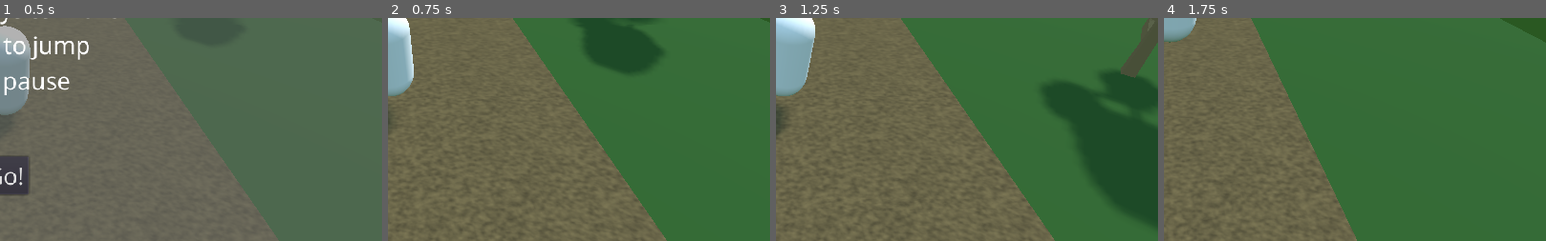
Above: before the commit, frames 1-4 (left to right).
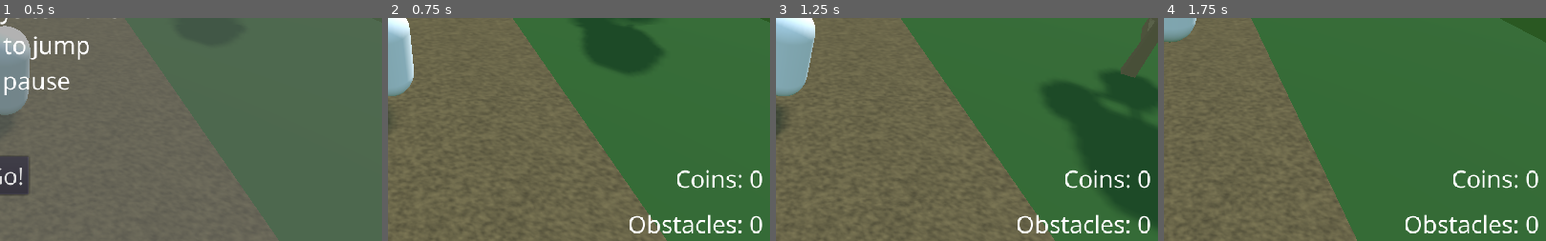
Above: after the commit, the same moments.

Repository: SPuntte/aitajuoksu-training
Game: Godot game, scene res://Main.tscn
The game is run twice, just before and just after one commit, with the same random seed, the same clock (stepped at 60 frames per second) and the same inputs.
Inputs:
- Up to frame 1 (0.5 s): no input
- Up to frame 2 (0.75 s): click "Go!" at 0.5 s
- Up to frame 3 (1.25 s): no input
- Up to frame 4 (1.75 s): hold Right (move_right) from 1.28 s (still down); tap Space (jump) at 1.52 s
The pictures show only the part of the screen within x 49-99%, y 47-97%; the shares and areas given below are measured in that part.

Frame 1 is identical in both runs. In frame 2, 1.6% of the frame differs, in the area x 63-98%, y 67-97%; in frame 3, 1.6%; in frame 4, 1.6%.

Commit message:
Count the # of coins and obstacles

Diff:
--- a/Coin.gd
+++ b/Coin.gd
@@ -1,5 +1,6 @@
 extends Area
 
+export var score_value: int = 1
 var rotation_speed: float = 300.0 * rand_range(0.8, 1.2)
 
 onready var coin_mesh: MeshInstance = $MeshInstance
@@ -10,6 +11,6 @@
 
 
 func _on_Coin_body_entered(body):
-	if body is Player:
-		ScoreEvents.award_points(1)
+	if body is Player and score_value > 0:
+		ScoreEvents.coin_collected(score_value)
 		queue_free()
--- a/Main.gd
+++ b/Main.gd
@@ -33,9 +33,9 @@
 
 	# Reset scorekeeping and listen to changes
 	ScoreEvents.reset()
-	hud.set_score(ScoreEvents.score_total)
+	hud.update()
 	# warning-ignore: return_value_discarded
-	ScoreEvents.connect("score_changed", self, "_on_ScoreEvents_score_changed")
+	ScoreEvents.connect("score_changed", hud, "update")
 
 	player.setup_jump(jump_length, jump_height, run_speed)
 
@@ -100,7 +100,3 @@
 func _on_GameOverScreen_dismissed():
 	# warning-ignore: return_value_discarded
 	get_tree().reload_current_scene()
-
-
-func _on_ScoreEvents_score_changed():
-	hud.set_score(ScoreEvents.score_total)
--- a/ScoreEvents.gd
+++ b/ScoreEvents.gd
@@ -3,10 +3,26 @@
 signal score_changed
 
 var score_total: int = 0
+var coin_total: int = 0
+var obstacle_total: int = 0
+
 
 func reset():
 	score_total = 0
+	coin_total = 0
+	obstacle_total = 0
+
 
 func award_points(score):
 	score_total += score
 	emit_signal("score_changed")
+
+
+func coin_collected(score):
+	coin_total += 1
+	award_points(score)
+
+
+func obstacle_passed(score):
+	obstacle_total += 1
+	award_points(score)
--- a/ui/HUD.gd
+++ b/ui/HUD.gd
@@ -1,5 +1,7 @@
 class_name HUD
 extends Control
 
-func set_score(score):
-	$Label.text = "Score: %d" % score
+func update():
+	$ScoreLabel.text = "Score: %d" % ScoreEvents.score_total
+	$CoinsLabel.text = "Coins: %d" % ScoreEvents.coin_total
+	$ObstaclesLabel.text = "Obstacles: %d" % ScoreEvents.obstacle_total
--- a/ui/HUD.tscn
+++ b/ui/HUD.tscn
@@ -9,7 +9,7 @@
 theme = ExtResource( 1 )
 script = ExtResource( 2 )
 
-[node name="Label" type="Label" parent="."]
+[node name="ScoreLabel" type="Label" parent="."]
 anchor_top = 1.0
 anchor_bottom = 1.0
 margin_left = 16.0
@@ -17,3 +17,27 @@
 margin_right = 154.0
 margin_bottom = -16.0
 text = "Score: 123"
+
+[node name="CoinsLabel" type="Label" parent="."]
+anchor_left = 1.0
+anchor_top = 1.0
+anchor_right = 1.0
+anchor_bottom = 1.0
+margin_left = -133.0
+margin_top = -122.0
+margin_right = -16.0
+margin_bottom = -77.0
+text = "Coins: 0"
+align = 2
+
+[node name="ObstaclesLabel" type="Label" parent="."]
+anchor_left = 1.0
+anchor_top = 1.0
+anchor_right = 1.0
+anchor_bottom = 1.0
+margin_left = -197.0
+margin_top = -61.0
+margin_right = -16.0
+margin_bottom = -16.0
+text = "Obstacles: 0"
+align = 2
